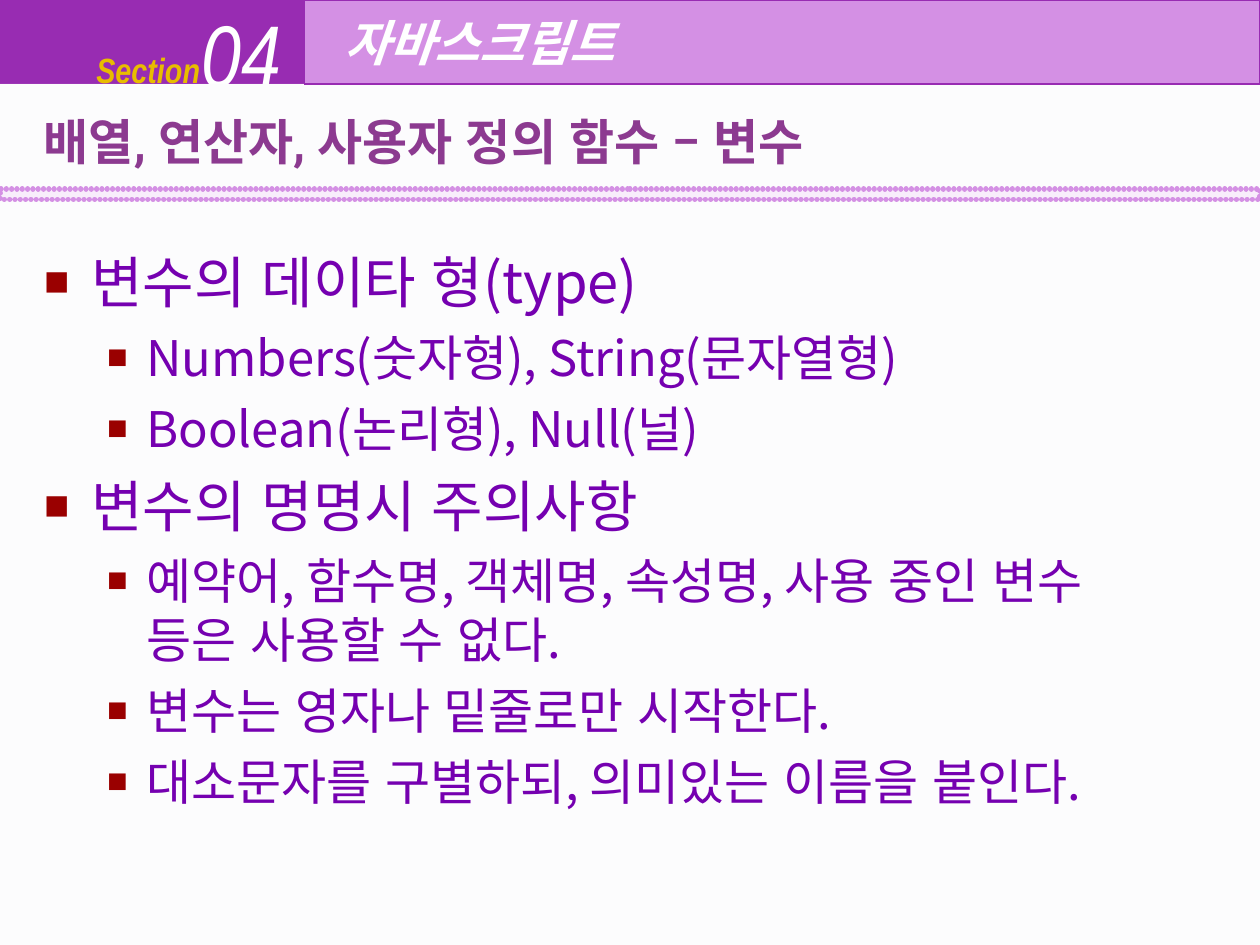
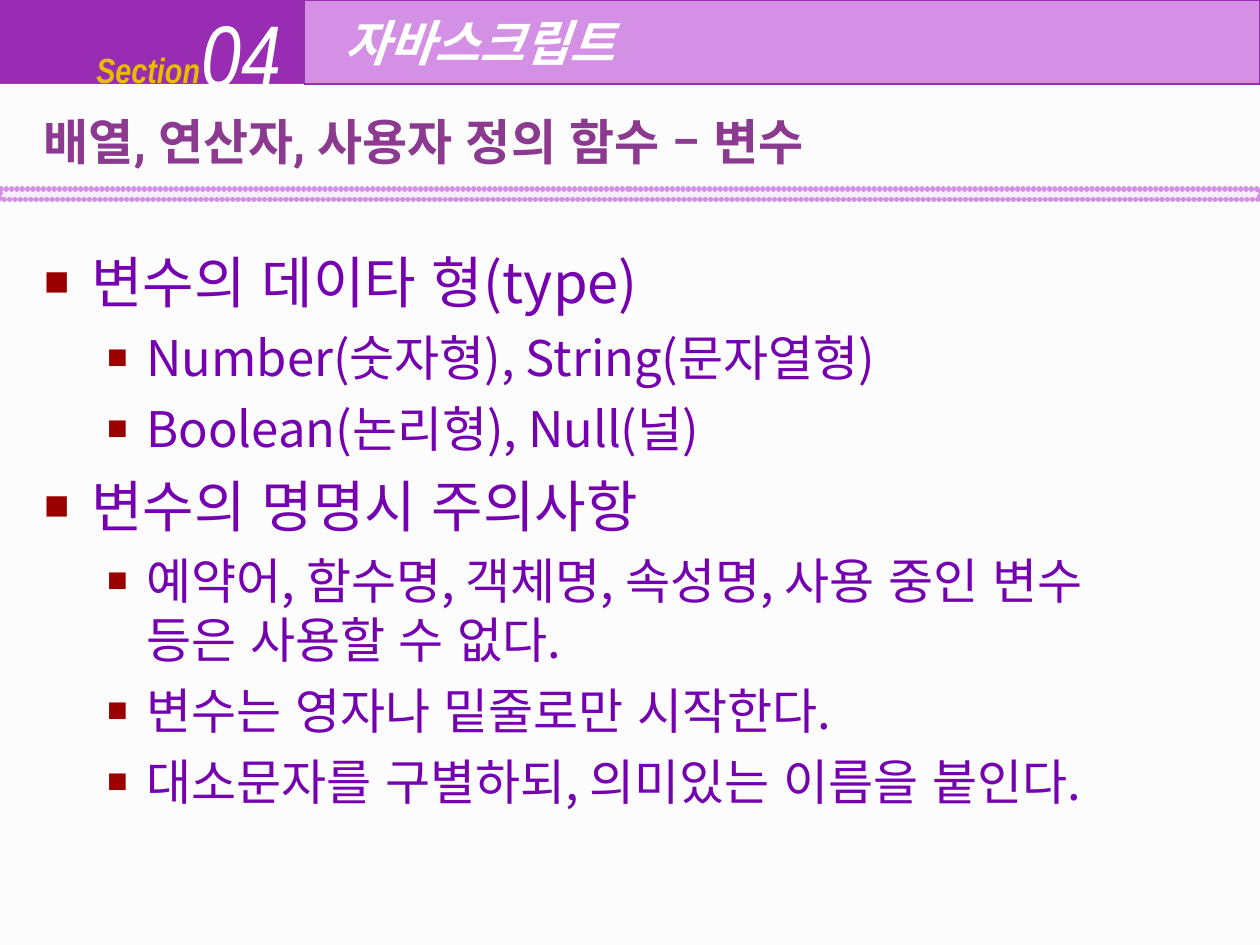
Before and after one commit to Jaehe-he/naver17study, a slide deck: slide 28 of 자료들/4부_javascript.ppt. Drawn at 1260x945 pixels with LibreOffice and Linux fonts; fonts in the diff are those of the drawing; background and template pictures are left out. Boxes give left, top, right and bottom in pixels: in the first picture for what was removed or moved away, otherwise in the second. Text is boxed around its words. In the diff, an @@ line names an element or a change of style, - is before the commit and + after.

```diff
--- a/자료들/4부_javascript.ppt
+++ b/자료들/4부_javascript.ppt
@@ text at [146,335,875,388]: text changed @@
-  ■ Numbers(숫자형), String(문자열형)
+  ■ Number(숫자형), String(문자열형)
```
Also in this commit, not shown: 7 other slides changed.
